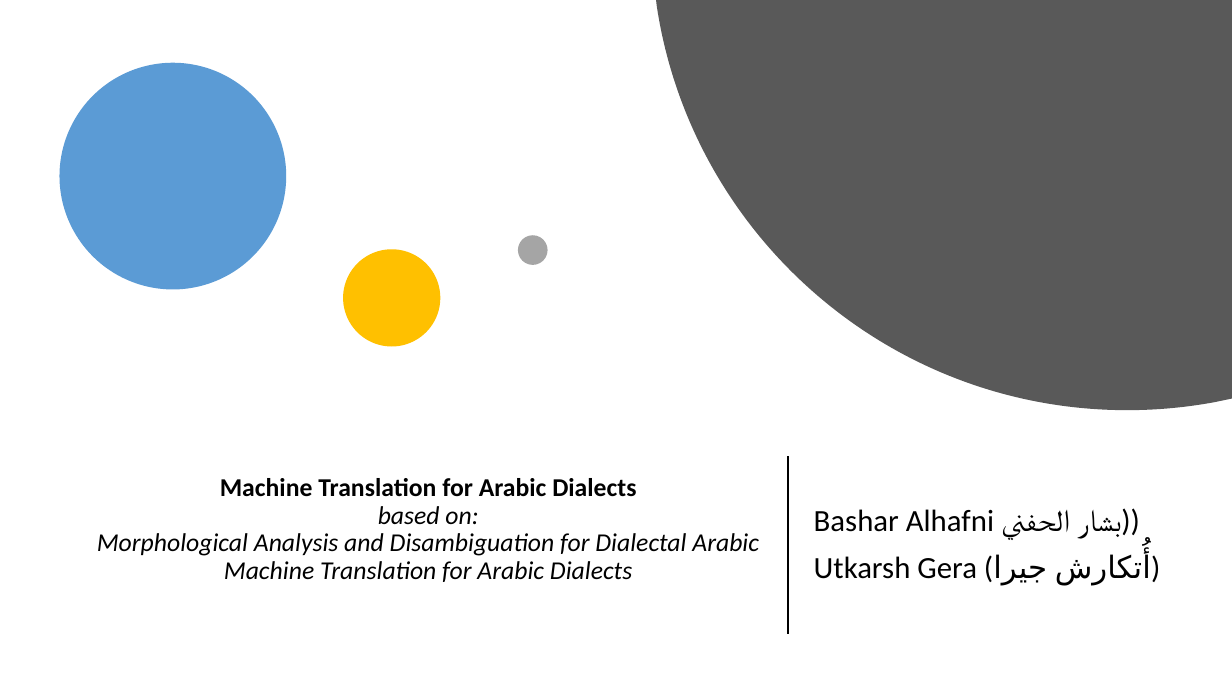
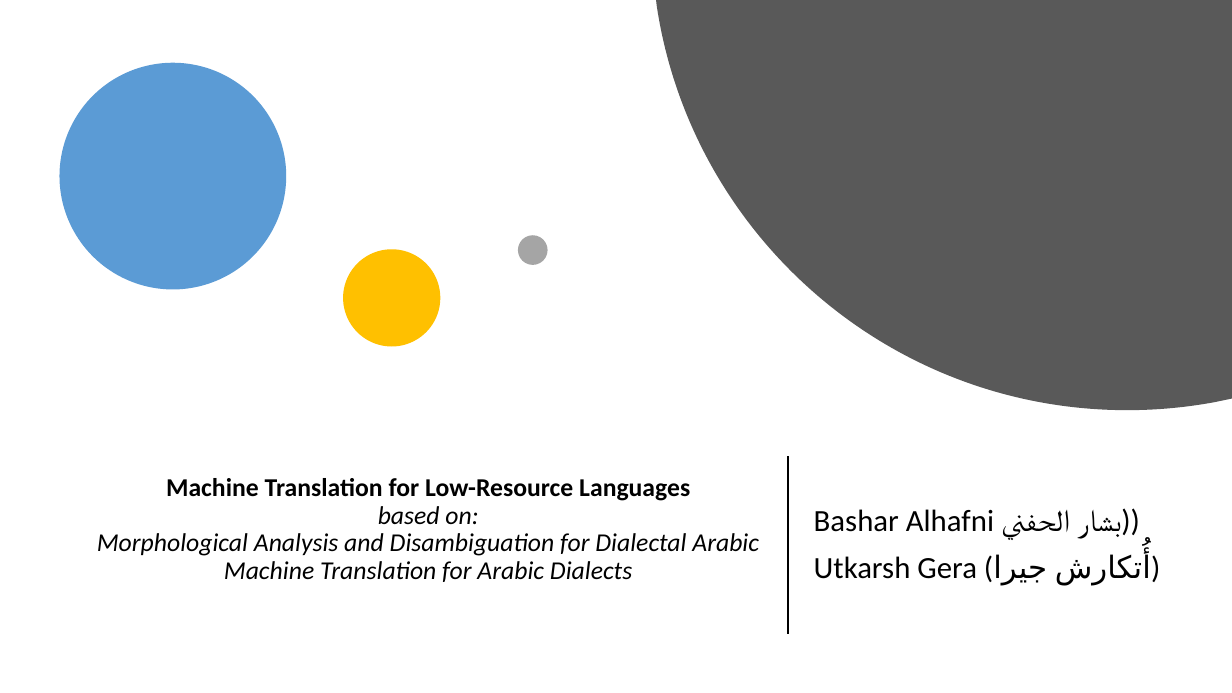
Before and after one commit to balhafni/data_mining, a slide deck: slide 1 of research_projects/mini_project_bashar_utkarsh.pptx. Drawn at 1232x693 pixels with LibreOffice and Linux fonts; fonts in the diff are those of the drawing. Boxes give left, top, right and bottom in pixels: in the first picture for what was removed or moved away, otherwise in the second. Text is boxed around its words. In the diff, an @@ line names an element or a change of style, - is before the commit and + after.

```diff
--- a/research_projects/mini_project_bashar_utkarsh.pptx
+++ b/research_projects/mini_project_bashar_utkarsh.pptx
@@ title at [97,478,759,582]: text changed @@
-Machine Translation for Arabic Dialects
-based on:
-Morphological Analysis and Disambiguation for Dialectal Arabic
-Machine Translation for Arabic Dialects
+Machine Translation for Low-Resource Languages
+based on:
+Morphological Analysis and Disambiguation for Dialectal Arabic
+Machine Translation for Arabic Dialects
```
Also in this commit, not shown: 3 other slides changed, 37 other files.
